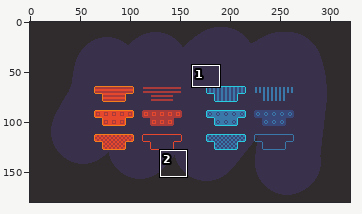
A pixel-art file gets an edit: samples/Game/mockups/Switch Blocks.ase. The first picture is a wide view before the edit; the outline marks the close-up.
Close-up. As it was:
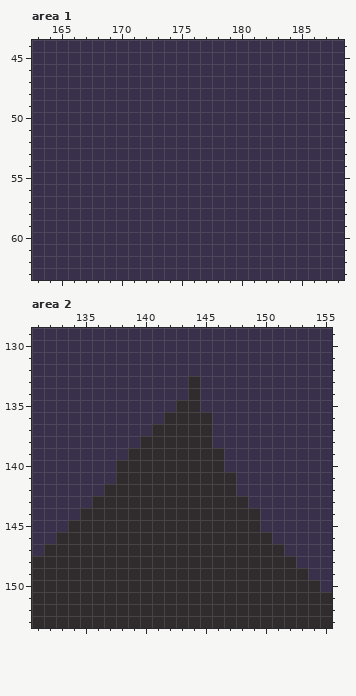
320x180 pixels, 1 frame. Shown: area 1: x 163..188, y 44..63; area 2: x 131..155, y 129..153. The commit also changed other parts of the picture, which this record leaves out.
And afterwards:
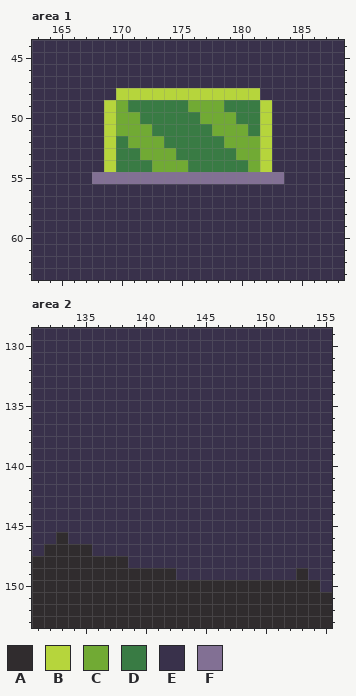
Palette (. is transparent): A #302c2e  B #b6d53c  C #71aa34  D #397b44  E #39314b  F #827094
Change:
layer "Tilemap" added
--- area 1, layer "Tilemap"
@@ x 163..188 @@
 47 EEEEEEEEEEEEEEEEEEEEEEEEEE
-48 EEEEEEEEEEEEEEEEEEEEEEEEEE
-49 EEEEEEEEEEEEEEEEEEEEEEEEEE
-50 EEEEEEEEEEEEEEEEEEEEEEEEEE
-51 EEEEEEEEEEEEEEEEEEEEEEEEEE
-52 EEEEEEEEEEEEEEEEEEEEEEEEEE
-53 EEEEEEEEEEEEEEEEEEEEEEEEEE
-54 EEEEEEEEEEEEEEEEEEEEEEEEEE
-55 EEEEEEEEEEEEEEEEEEEEEEEEEE
+48 EEEEEEEBBBBBBBBBBBBEEEEEEE
+49 EEEEEEBCDDDDDCCCDDDBEEEEEE
+50 EEEEEEBCCDDDDDCCCDDBEEEEEE
+51 EEEEEEBCCCDDDDDCCCDBEEEEEE
+52 EEEEEEBDCCCDDDDDCCCBEEEEEE
+53 EEEEEEBDDCCCDDDDDCCBEEEEEE
+54 EEEEEEBDDDCCCDDDDDCBEEEEEE
+55 EEEEEFFFFFFFFFFFFFFFFEEEEE
 56 EEEEEEEEEEEEEEEEEEEEEEEEEE
--- area 2, layer "Sky"
@@ x 131..155 @@
 132 EEEEEEEEEEEEEEEEEEEEEEEEE
-133 EEEEEEEEEEEEEAEEEEEEEEEEE
-134 EEEEEEEEEEEEEAEEEEEEEEEEE
-135 EEEEEEEEEEEEAAEEEEEEEEEEE
-136 EEEEEEEEEEEAAAAEEEEEEEEEE
-137 EEEEEEEEEEAAAAAEEEEEEEEEE
-138 EEEEEEEEEAAAAAAEEEEEEEEEE
-139 EEEEEEEEAAAAAAAAEEEEEEEEE
-140 EEEEEEEAAAAAAAAAEEEEEEEEE
-141 EEEEEEEAAAAAAAAAAEEEEEEEE
-142 EEEEEEAAAAAAAAAAAEEEEEEEE
-143 EEEEEAAAAAAAAAAAAAEEEEEEE
-144 EEEEAAAAAAAAAAAAAAAEEEEEE
-145 EEEAAAAAAAAAAAAAAAAEEEEEE
-146 EEAAAAAAAAAAAAAAAAAAEEEEE
-147 EAAAAAAAAAAAAAAAAAAAAEEEE
-148 AAAAAAAAAAAAAAAAAAAAAAEEE
-149 AAAAAAAAAAAAAAAAAAAAAAAEE
+133 EEEEEEEEEEEEEEEEEEEEEEEEE
+134 EEEEEEEEEEEEEEEEEEEEEEEEE
+135 EEEEEEEEEEEEEEEEEEEEEEEEE
+136 EEEEEEEEEEEEEEEEEEEEEEEEE
+137 EEEEEEEEEEEEEEEEEEEEEEEEE
+138 EEEEEEEEEEEEEEEEEEEEEEEEE
+139 EEEEEEEEEEEEEEEEEEEEEEEEE
+140 EEEEEEEEEEEEEEEEEEEEEEEEE
+141 EEEEEEEEEEEEEEEEEEEEEEEEE
+142 EEEEEEEEEEEEEEEEEEEEEEEEE
+143 EEEEEEEEEEEEEEEEEEEEEEEEE
+144 EEEEEEEEEEEEEEEEEEEEEEEEE
+145 EEEEEEEEEEEEEEEEEEEEEEEEE
+146 EEAEEEEEEEEEEEEEEEEEEEEEE
+147 EAAAAEEEEEEEEEEEEEEEEEEEE
+148 AAAAAAAAEEEEEEEEEEEEEEEEE
+149 AAAAAAAAAAAAEEEEEEEEEEAEE
 150 AAAAAAAAAAAAAAAAAAAAAAAAE
Boxes around the changes in both close-ups, in picture pixels (x1, y1, x2, y2):
changed: (92, 88, 284, 184)
changed: (68, 376, 296, 580)
